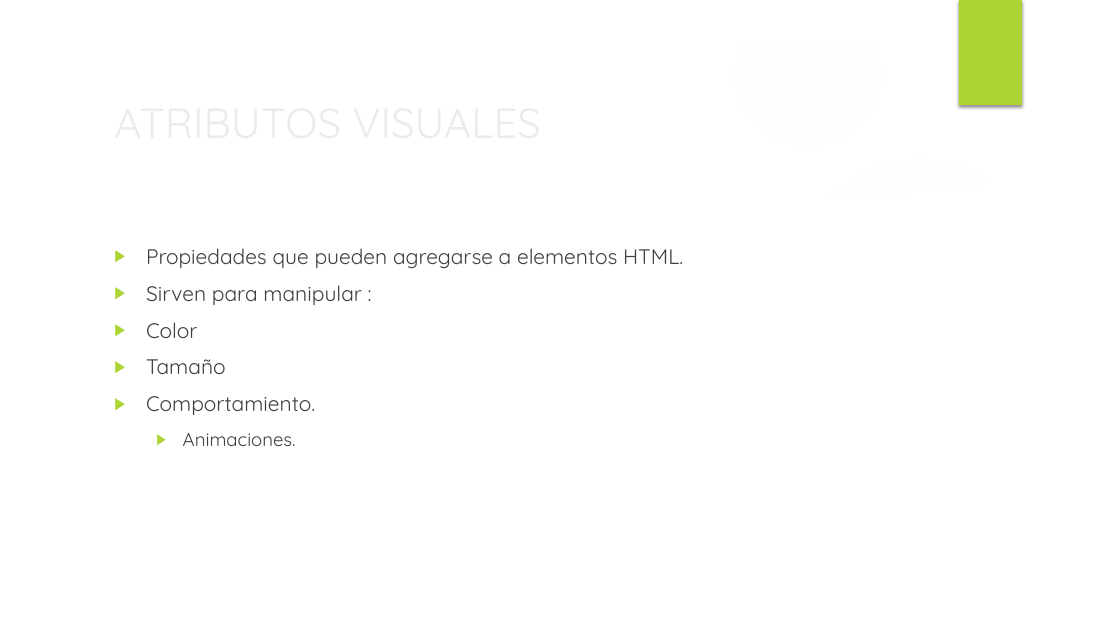
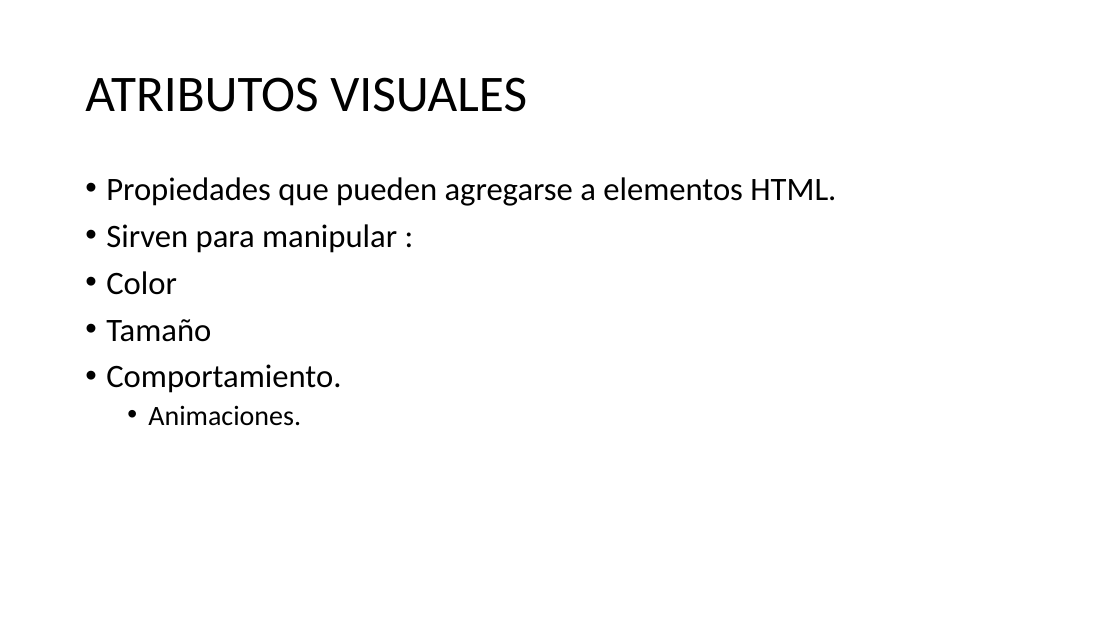
Before and after one commit to stealth14/Web-Transicion-Gradiente, a slide deck: slide 2 of diapositivas CSS.pptx. Drawn at 1120x630 pixels with LibreOffice and Linux fonts; fonts in the diff are those of the drawing; background and template pictures are left out. Boxes give left, top, right and bottom in pixels: in the first picture for what was removed or moved away, otherwise in the second. Text is boxed around its words. In the diff, an @@ line names an element or a change of style, - is before the commit and + after.

```diff
--- a/diapositivas CSS.pptx
+++ b/diapositivas CSS.pptx
@@ group removed at (0, 0, 1120, 630): 3 ellipses, 3 freeform shapes @@
@@ rectangle removed at (959, 0, 1022, 105) @@
@@ title "ATRIBUTOS VISUALES": place and size @@
-title "ATRIBUTOS VISUALES" at (106, 89, 911, 154)
+title "ATRIBUTOS VISUALES" at (85, 77, 527, 112)
@@ title "ATRIBUTOS VISUALES" at (85, 77, 527, 112): size 36 to 44 pt, font Quicksand to Calibri, text colour #EBEBEB to #000000; line spacing 1 to 0.9 @@
@@ text "Propiedades que pueden agregarse a ...": place and size @@
-text "Propiedades que pueden agregarse a ..." at (146, 248, 683, 446)
+text "Propiedades que pueden agregarse a ..." at (106, 177, 836, 426)
@@ text "Propiedades que pueden agregarse a ..." at (106, 177, 836, 426): size 18 to 28 pt in "Propiedades que pueden agregarse a elementos HTML.", "Sirven para manipular :", "Color", "Tamaño" and 1 more places; font Quicksand to Calibri, text colour #404040 to #000000; size 16 to 24 pt in "Animaciones."; bullet ▶ to •; line spacing 1 to 0.9; less space between paragraphs @@
```
Also in this commit, not shown: 4 other slides changed, 1 slide removed.
